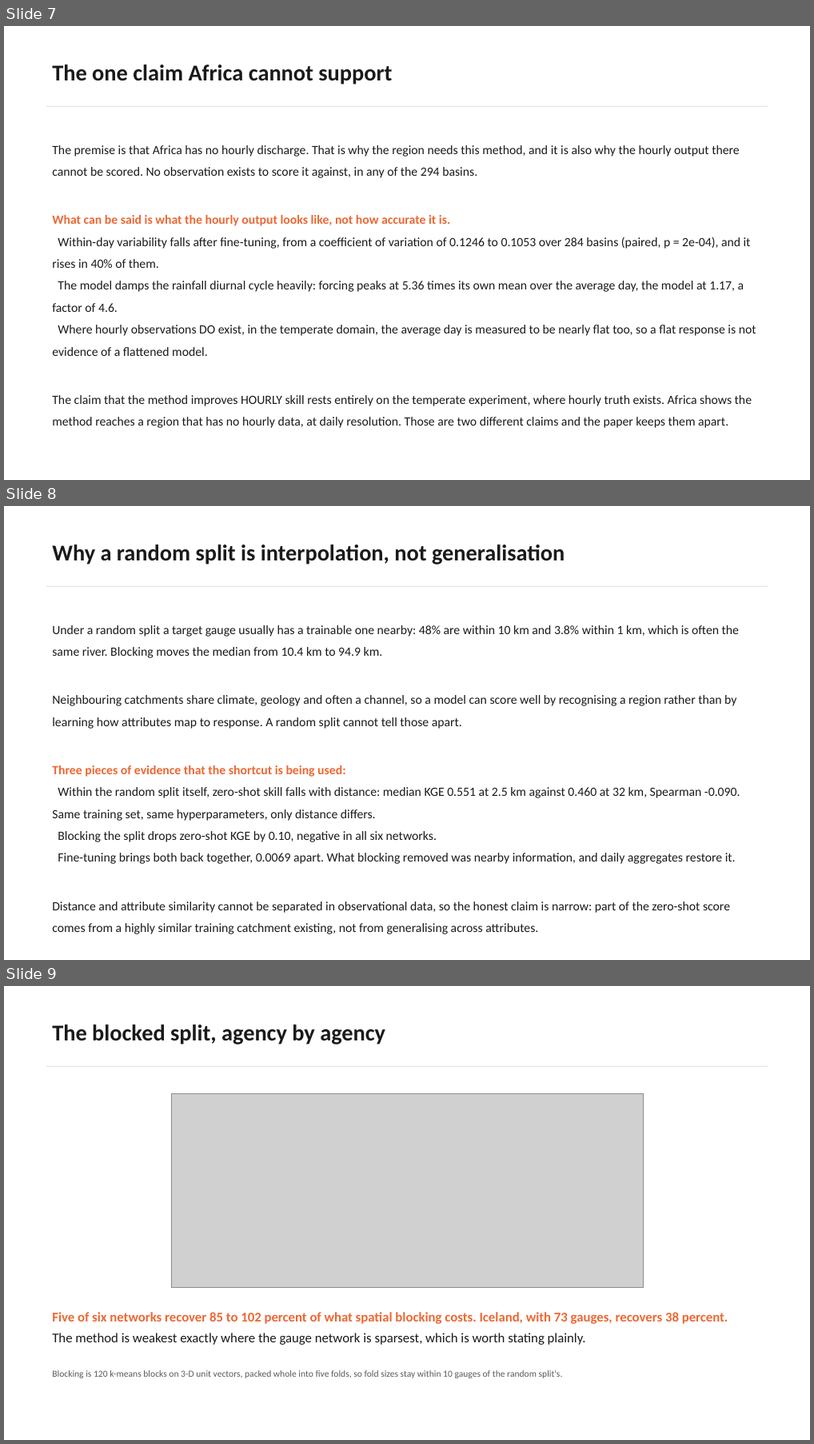
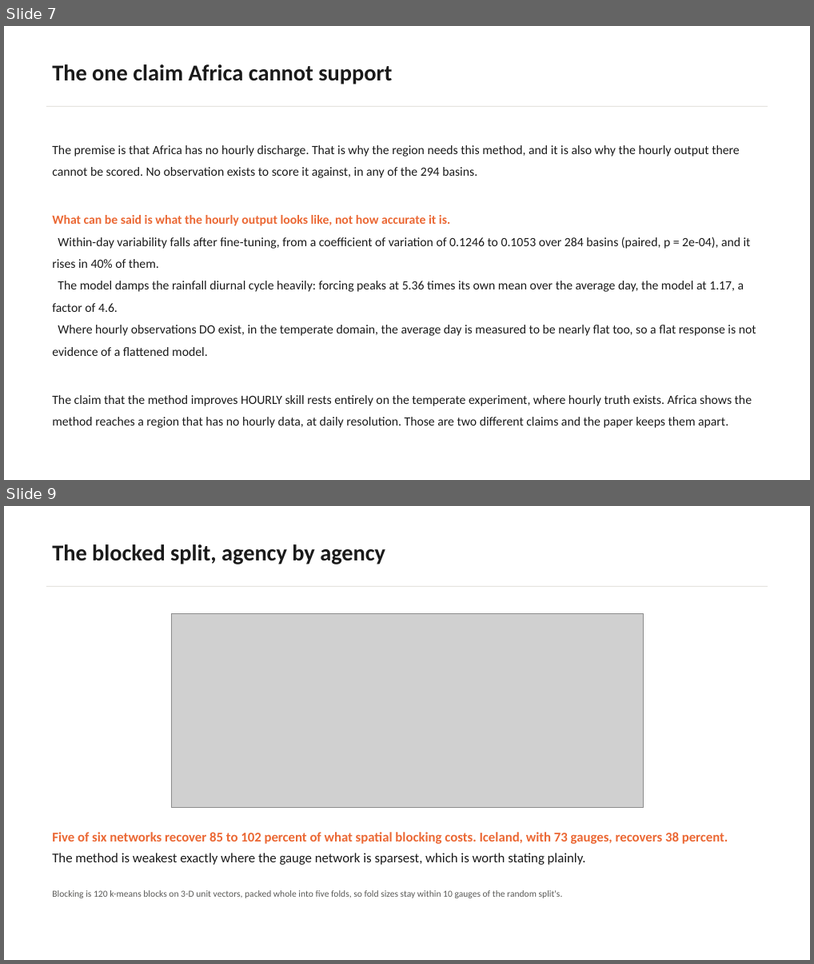
Before and after one commit to WKKKKKKKKKKKKKK/hourly_streamflow_dl, a slide deck: reports/slides/PhaseI_briefing.pptx. Shown one above the other, each under a label of ours: slides 7, 8 and 9 before the commit, slides 7 and 9 after it; the slides between them are not shown. The pictures are 814x1444 and 814x964 pixels, drawn with LibreOffice and Linux fonts; fonts in the diff are those of the drawing; grey boxes stand for pictures. Boxes give left, top, right and bottom in pixels: in the first picture for what was removed or moved away, otherwise in the second. Text is boxed around its words. In the diff, an @@ line names an element or a change of style, - is before the commit and + after.

```diff
--- a/reports/slides/PhaseI_briefing.pptx
+++ b/reports/slides/PhaseI_briefing.pptx
@@ slide 8 removed at [4, 506, 810, 960], background #FFFFFF @@
@@ text removed at [52, 544, 565, 564] @@
-Why a random split is interpolation, not generalisation
@@ rectangle removed at [46, 586, 768, 587] @@
@@ text removed at [52, 625, 741, 934] @@
-Under a random split a target gauge usually has a trainable one nearby: 48% are within 10 km and 3.8% within 1 km, which is often the same river. Blocking moves the median from 10.4 km to 94.9 km.
-Neighbouring catchments share climate, geology and often a channel, so a model can score well by recognising a region rather than by learning how attributes map to response. A random split cannot tell those apart.
-Three pieces of evidence that the shortcut is being used:
-Within the random split itself, zero-shot skill falls with distance: median KGE 0.551 at 2.5 km against 0.460 at 32 km, Spearman -0.090. Same training set, same hyperparameters, only distance differs.
-Blocking the split drops zero-shot KGE by 0.10, negative in all six networks.
-Fine-tuning brings both back together, 0.0069 apart. What blocking removed was nearby information, and daily aggregates restore it.
-Distance and attribute similarity cannot be separated in observational data, so the honest claim is narrow: part of the zero-shot score comes from a highly similar training catchment existing, not from generalising across attributes.
```
Also in this commit, not shown: 1 slide added, 3 other files.
